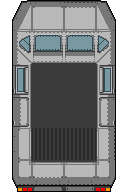
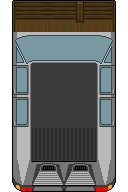
Before/after of a 128x192 layered artwork. What changed in the layer stack:
hid "reinf wind" over (15, 32, 113, 64)
hid "hdboard test" over (12, 0, 116, 192)
added layer "woodboard test" above "car outline" over (12, 0, 116, 192)
